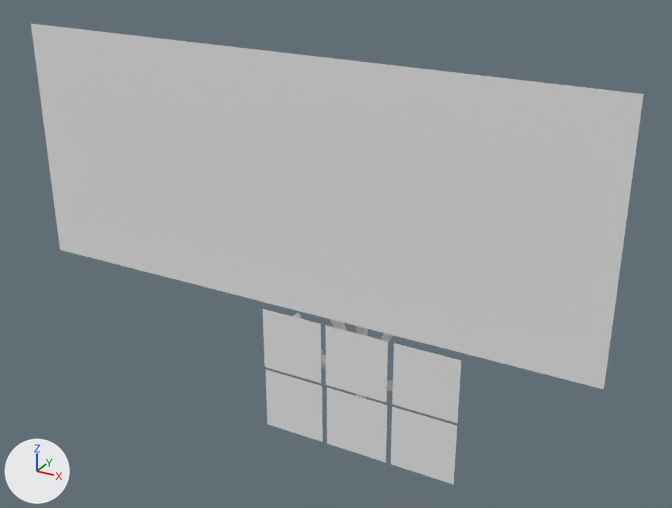
Before and after pictures for a commit that changed the OBJ model app/src/main/assets/models/tree2.obj.
Rendered twice from a 50 mm camera at (2.14, -4.21, 2.71) aimed at (-0.23, 0.1, 0.56). Every picture has the same lights, and +X, +Y and +Z are marked at lower left. Where no turn or scale is listed for an object, it has been applied to the vertices.

Names of what the first picture shows: 'Plane.000_Plane.029', 'Plane.001_Plane.023', 'Plane.002_Plane.024', 'Plane.003_Plane.025', 'Plane.004_Plane.026', 'Plane.005_Plane.027', 'Plane.006_Plane.028'.
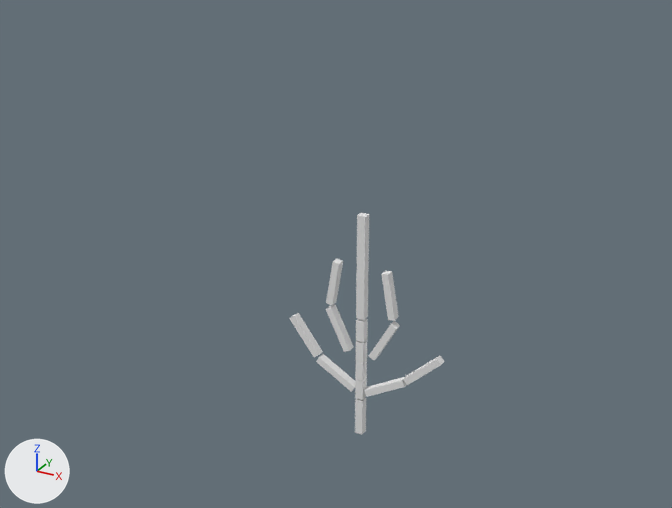
The newer file is also rescaled (x2.16), turned or shifted as a whole; pictures and numbers use the older file's frame.

Scene script edits in JSON lines:
```json
{"op": "remove", "block": "ob_plane_000_plane_029", "code": ["ob_plane_000_plane_029 = bpy.data.objects.new('Plane.000_Plane.029', me_plane_000_plane_029)", "ob_plane_000_plane_029.location = (0.0, 0.0, 0.0)"]}
{"op": "remove", "block": "ob_plane_001_plane_023", "code": ["ob_plane_001_plane_023 = bpy.data.objects.new('Plane.001_Plane.023', me_plane_001_plane_023)", "ob_plane_001_plane_023.location = (0.0, 0.0, 0.0)"]}
{"op": "remove", "block": "ob_plane_002_plane_024", "code": ["ob_plane_002_plane_024 = bpy.data.objects.new('Plane.002_Plane.024', me_plane_002_plane_024)", "ob_plane_002_plane_024.location = (0.0, 0.0, 0.0)"]}
{"op": "remove", "block": "ob_plane_003_plane_025", "code": ["ob_plane_003_plane_025 = bpy.data.objects.new('Plane.003_Plane.025', me_plane_003_plane_025)", "ob_plane_003_plane_025.location = (0.0, 0.0, 0.0)"]}
{"op": "remove", "block": "ob_plane_004_plane_026", "code": ["ob_plane_004_plane_026 = bpy.data.objects.new('Plane.004_Plane.026', me_plane_004_plane_026)", "ob_plane_004_plane_026.location = (0.0, 0.0, 0.0)"]}
{"op": "remove", "block": "ob_plane_005_plane_027", "code": ["ob_plane_005_plane_027 = bpy.data.objects.new('Plane.005_Plane.027', me_plane_005_plane_027)", "ob_plane_005_plane_027.location = (0.0, 0.0, 0.0)"]}
{"op": "remove", "block": "ob_plane_006_plane_028", "code": ["ob_plane_006_plane_028 = bpy.data.objects.new('Plane.006_Plane.028', me_plane_006_plane_028)", "ob_plane_006_plane_028.location = (0.0, 0.0, 0.0)"]}
```

Changed parts and their boxes [x1, y1, x2, y2] in the pictures (672 x 508 px):
```json
{"object": "Plane.000_Plane.029", "change": "deleted", "before": [31, 24, 644, 389]}
{"object": "Plane.003_Plane.025", "change": "deleted", "before": [392, 343, 461, 423]}
{"object": "Plane.004_Plane.026", "change": "deleted", "before": [391, 407, 457, 485]}
{"object": "Plane.002_Plane.024", "change": "deleted", "before": [325, 325, 388, 402]}
{"object": "Plane.005_Plane.027", "change": "deleted", "before": [327, 388, 387, 463]}
{"object": "Plane.001_Plane.023", "change": "deleted", "before": [263, 309, 321, 383]}
{"object": "Plane.006_Plane.028", "change": "deleted", "before": [266, 370, 323, 442]}
```
